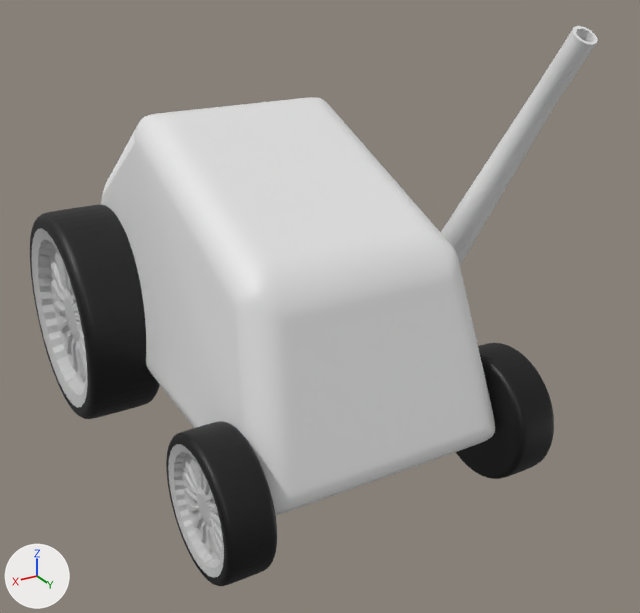
The Blender file Assets/BlenderFiles/Robot.blend as it was, and as the next commit left it.
One viewpoint serves both versions: a 50 mm lens placed at (3.42, 6.92, 4.39), pointed at (-0.19, 0.9, 1.38). The axes (+X, +Y, +Z) are drawn at lower left. The lights are the same throughout.

In view in the first picture: 'Cube', 'Cylinder', 'Wheel', 'Wheel.001'.
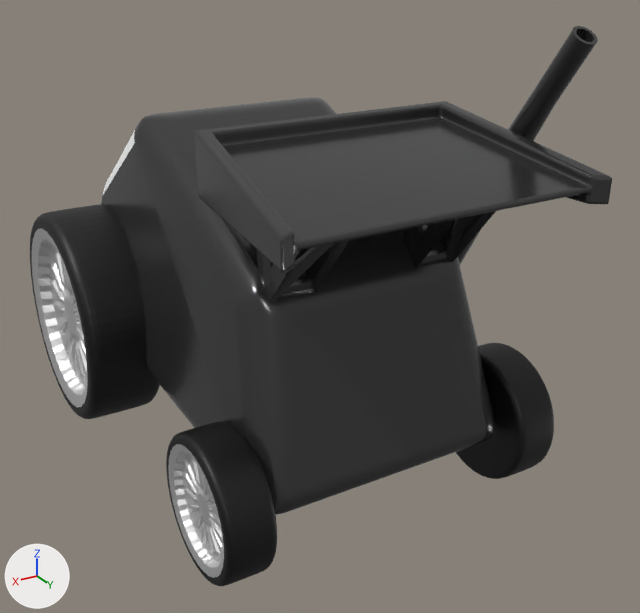
Pixel boxes (x1, y1, x2, y2) of what changed, in the pictures (640 x 613 px):
'Cube', recoloured, surface changed, reshaped (grey to black, 30% wider): before (101, 97, 495, 515); after (101, 97, 612, 515)
'Wheel.001', recoloured, surface changed: (166, 345, 519, 580) in both
'Wheel', recoloured, surface changed: (30, 205, 160, 410) in both
'Cylinder', recoloured, surface changed (grey to black): (441, 26, 598, 264) in both
part 1 of me_cube_001, added: after (195, 101, 612, 272)
part 2 of me_cube_001, added (black): after (222, 218, 349, 303)
part 3 of me_cube_001, added (black): after (396, 211, 496, 270)

The change, as a list of edits to the scene's bpy script:
```text
Change mat_body:
    mat_body.base_color: (0.8, 0.8, 0.8) -> (0.0578, 0.0578, 0.0578)  # white #e7e7e7 -> black #444444
    mat_body.metallic: 0.0 -> 0.565
Change mat_velg:
    mat_velg.base_color: (0.538, 0.538, 0.538) -> (0.869, 0.869, 0.869)  # light grey #c2c2c2 -> white #f0f0f0
    mat_velg.metallic: 0.0 -> 1.0
Change me_cube_001:
    used by ob_cube; location = (0.0, 0.0, 1.915)
    remove me_cube_001.from_pydata(...)  # 9384 vertices, 9002 faces; spans x -1.13..1.13, y -1.69..2.32, z -1.43..1.03
    add me_cube_001.from_pydata(...)  # 9824 vertices, 9490 faces; spans x -1.27..1.27, y -1.69..2.93, z -1.43..1.21
    me_cube_001 part 1: a new loose piece of 336 vertices spanning x -1.27..1.27, y 1.36..2.93, z 0.73..1.21, in mat_body (black #444444)
    me_cube_001 part 2: a new loose piece of 52 vertices spanning x 0.44..0.81, y 0.88..2.55, z 0.01..1.03, in mat_body (black #444444)
    me_cube_001 part 3: a new loose piece of 52 vertices spanning x -0.81..-0.44, y 0.88..2.55, z 0.01..1.03, in mat_body (black #444444)
```
